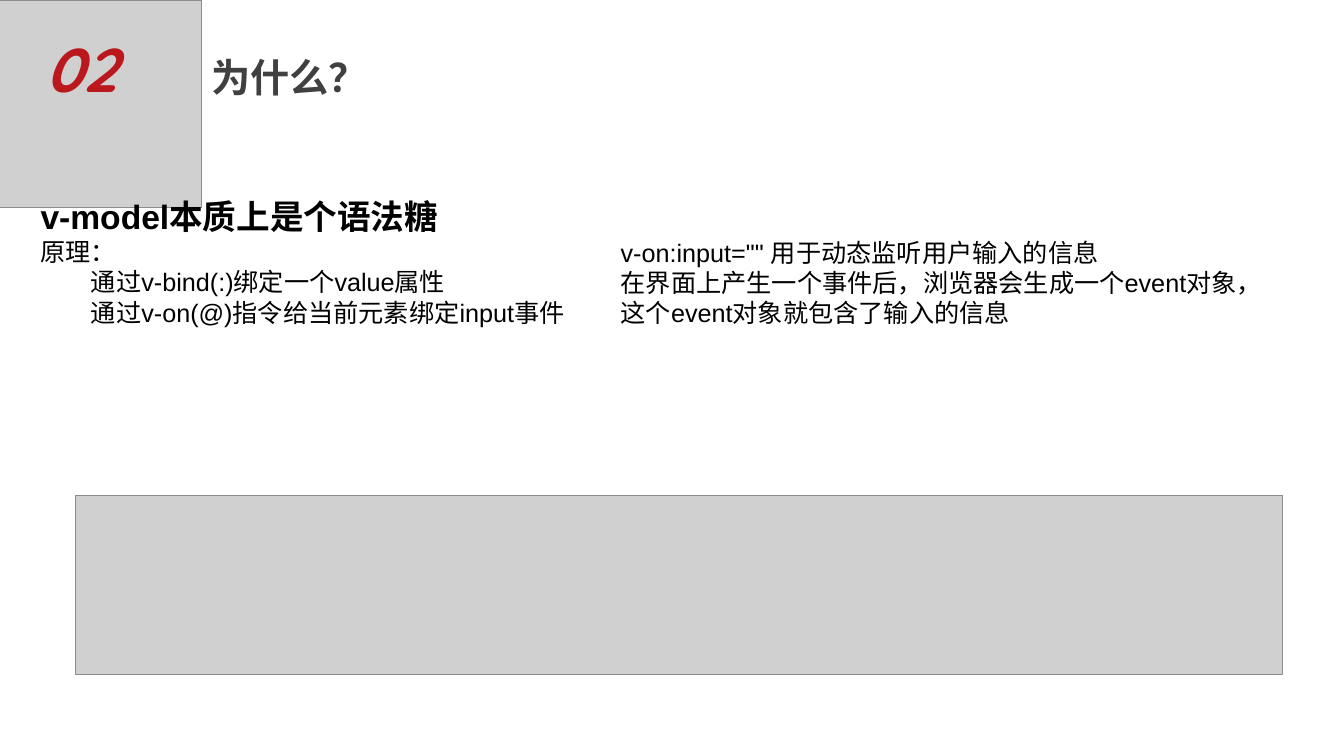
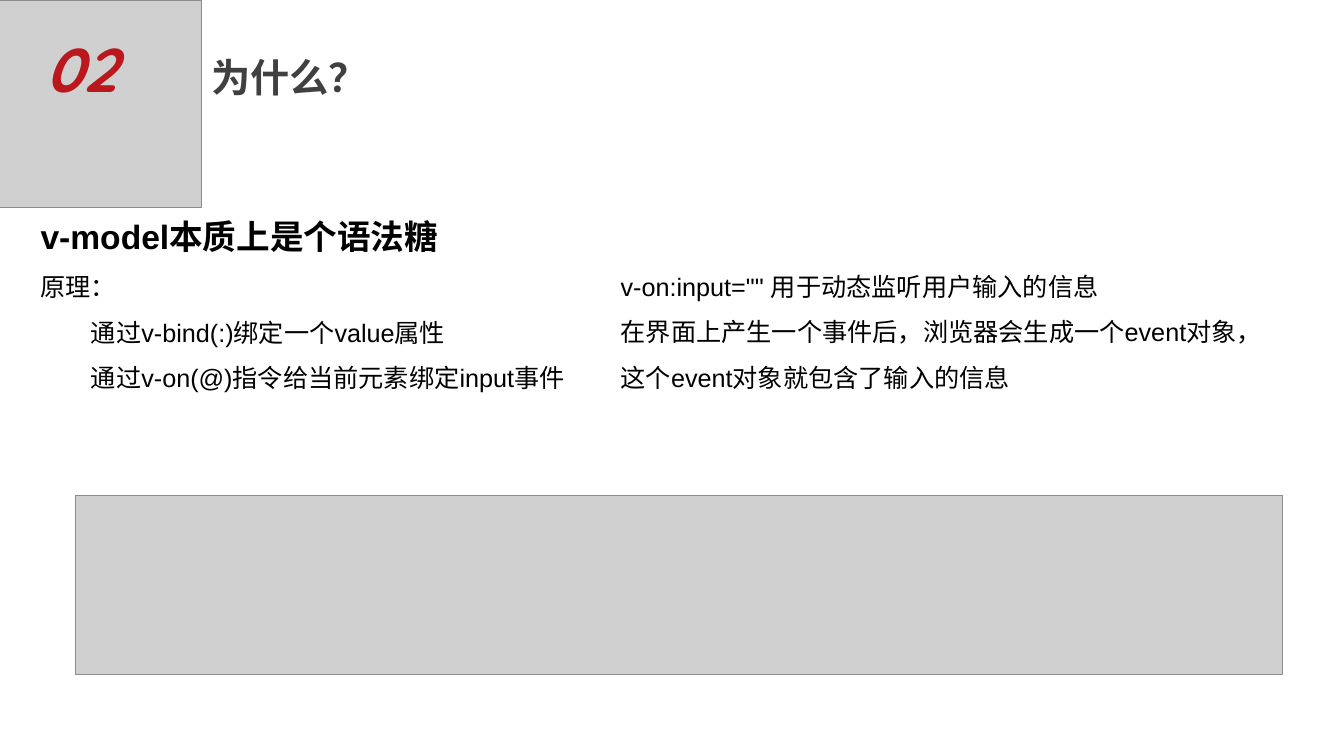
Before and after one commit to JackieDYH/DemoTest, a slide deck: slide 3 of vue测试/双向绑定/Vue双向绑定原理及实现-数据响应式原理-代应豪.pptx. Drawn at 1344x756 pixels with LibreOffice and Linux fonts; fonts in the diff are those of the drawing; grey boxes stand for pictures; background and template pictures are left out. Boxes give left, top, right and bottom in pixels: in the first picture for what was removed or moved away, otherwise in the second. Text is boxed around its words. In the diff, an @@ line names an element or a change of style, - is before the commit and + after.

```diff
--- a/vue测试/双向绑定/Vue双向绑定原理及实现-数据响应式原理-代应豪.pptx
+++ b/vue测试/双向绑定/Vue双向绑定原理及实现-数据响应式原理-代应豪.pptx
@@ text "v-model本质上是个语法糖" at <box>41,222,565,393</box>: line spacing 1 to 1.5 @@
@@ text "v-on:input="" 用于动态监听用户输入的信息" at <box>621,274,1262,389</box>: line spacing 1 to 1.5 @@
@@ text "v-on:input="" 用于动态监听用户输入的信息": place and size @@
-text "v-on:input="" 用于动态监听用户输入的信息" at <box>621,240,1262,324</box>
+text "v-on:input="" 用于动态监听用户输入的信息" at <box>621,274,1262,389</box>
```
Also in this commit, not shown: 8 other slides changed.
